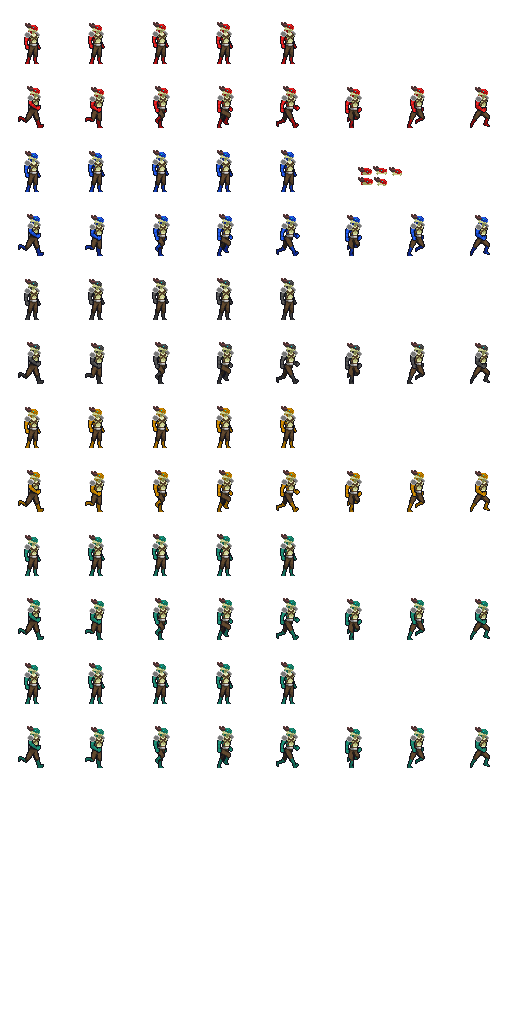
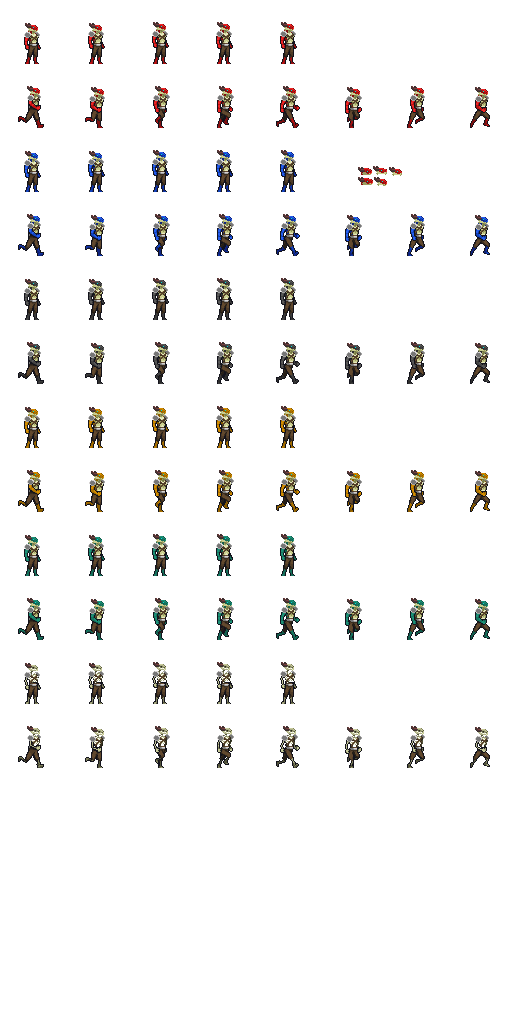
Comparing the layer stacks of the two (512, 1024) images. Changes:
removed layer "Layer 2 copy 2" over [19, 664, 489, 768]
added layer "Brick Clothes" above "Skeli" over [24, 671, 488, 763]
added layer "Skeli" above "B'Rick" over [19, 664, 489, 768]
renamed "Layer 8" to "B'Rick", hid it over [19, 664, 489, 768]
